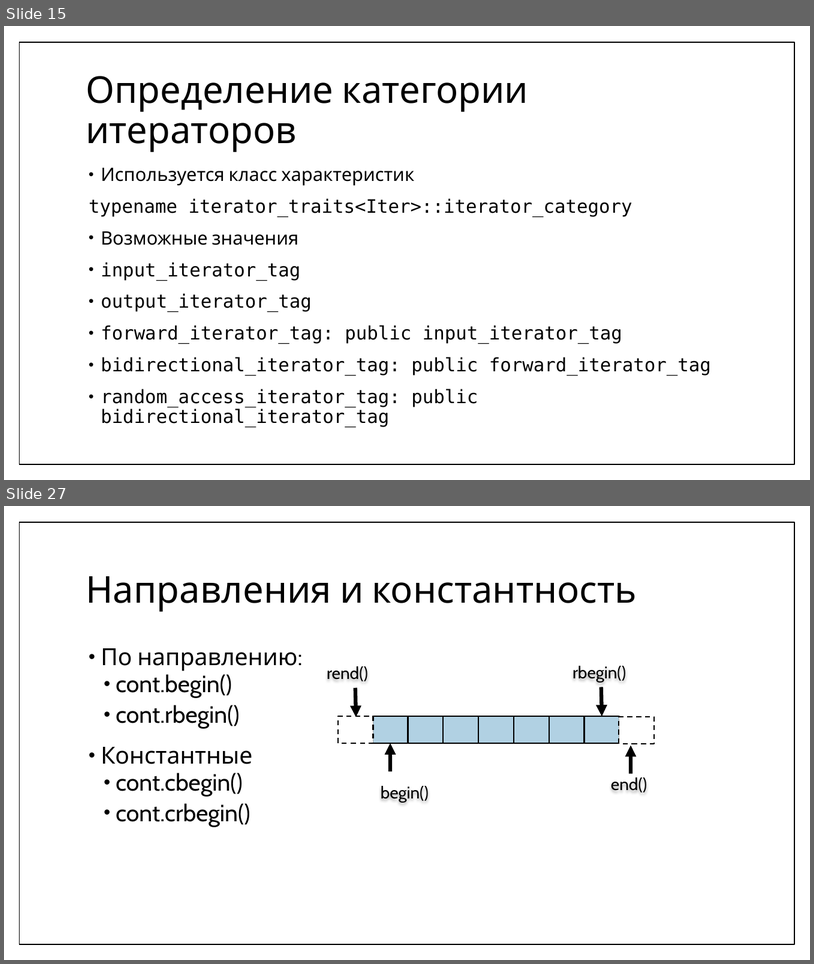
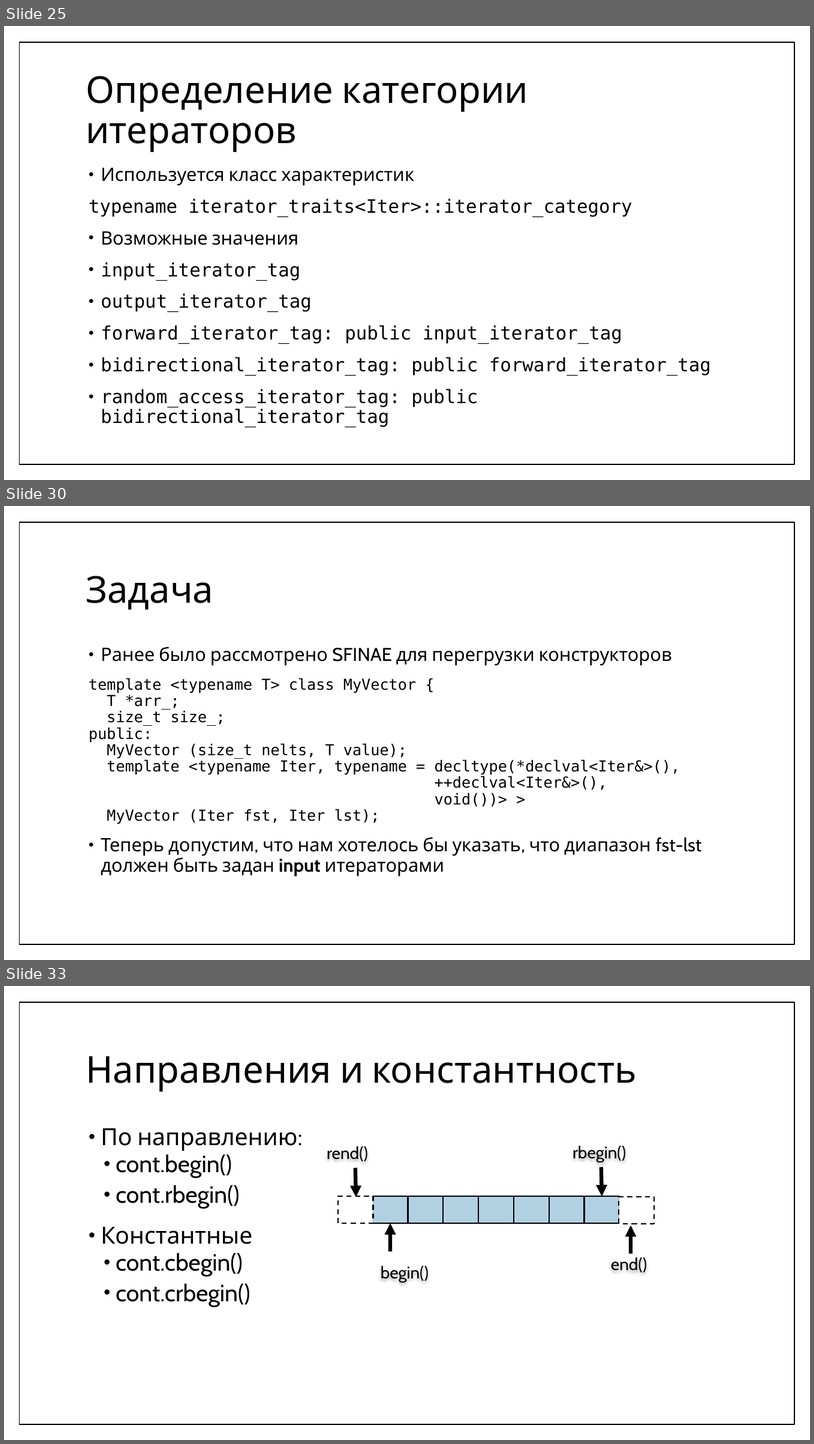
Before and after one commit to MIPT-ILab/cpp-lects-rus, a slide deck: slides/lec2-10-iterators.pptx. Shown one above the other, each under a label of ours: slides 15 and 27 before the commit, slides 25, 30 and 33 after it; the slides between them are not shown. The pictures are 814x964 and 814x1444 pixels, drawn with LibreOffice and Linux fonts; fonts in the diff are those of the drawing. Boxes give left, top, right and bottom in pixels: in the first picture for what was removed or moved away, otherwise in the second. Text is boxed around its words. In the diff, an @@ line names an element or a change of style, - is before the commit and + after.

```diff
--- a/slides/lec2-10-iterators.pptx
+++ b/slides/lec2-10-iterators.pptx
@@ slide 30 added at <box>4,506,810,960</box>, background #FFFFFF; not listed: 1 template element that a slide beside it also shows @@
@@ title added at <box>86,576,213,610</box>, 44 pt, text #000000 @@
+Задача
@@ text added at <box>89,646,702,876</box>, 18 pt, text #000000 @@
+• Ранее было рассмотрено SFINAE для перегрузки конструкторов
+template <typename T> class MyVector {
+T *arr_;
+size_t size_;
+public:
+MyVector (size_t nelts, T value);
+template <typename Iter, typename = decltype(*declval<Iter&>(),
+++declval<Iter&>(),
+void())> >
+MyVector (Iter fst, Iter lst);
+• Теперь допустим, что нам хотелось бы указать, что диапазон fst-lst должен быть задан input итераторами
@@ what was slide 15 is now slide 25 @@
@@ what was slide 27 is now slide 33 @@
```
Also in this commit, not shown: 18 slides changed, 32 other slides added, 1 slide removed, 28 other files.
